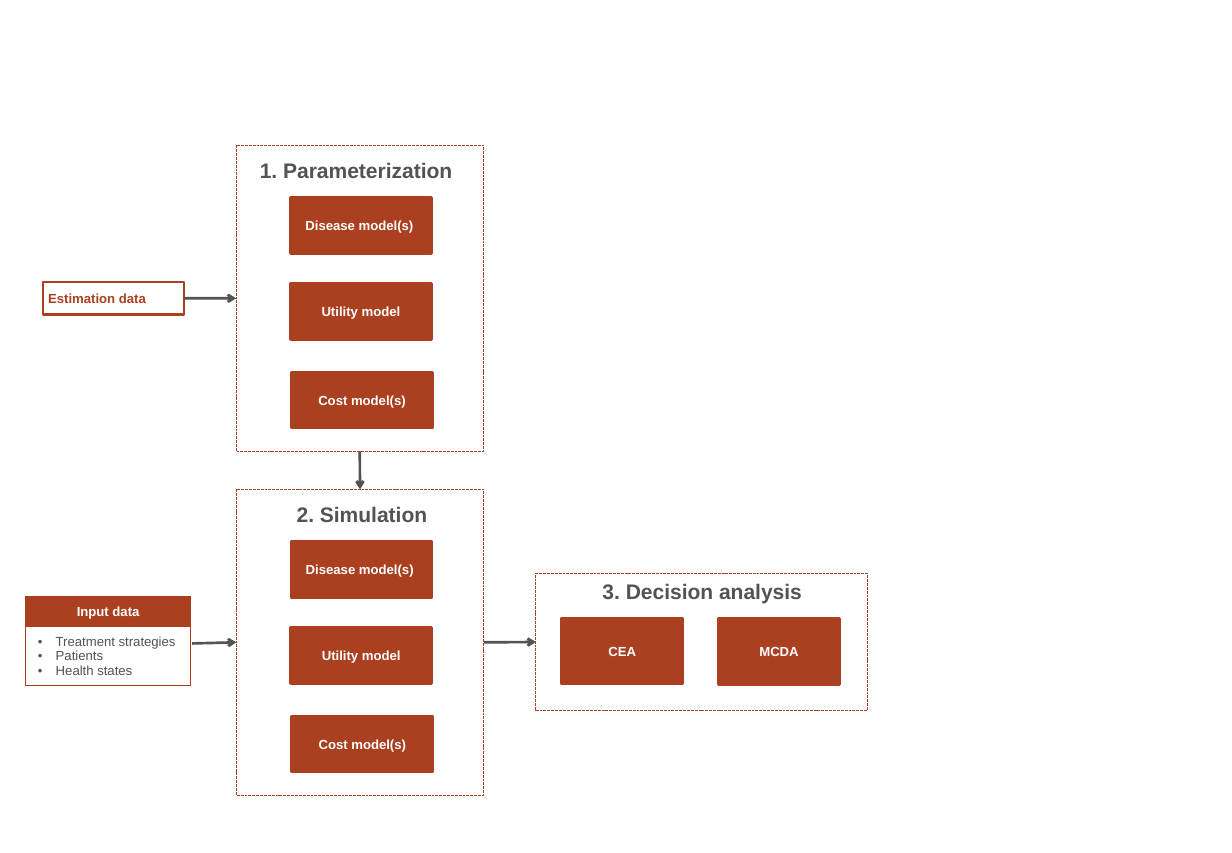
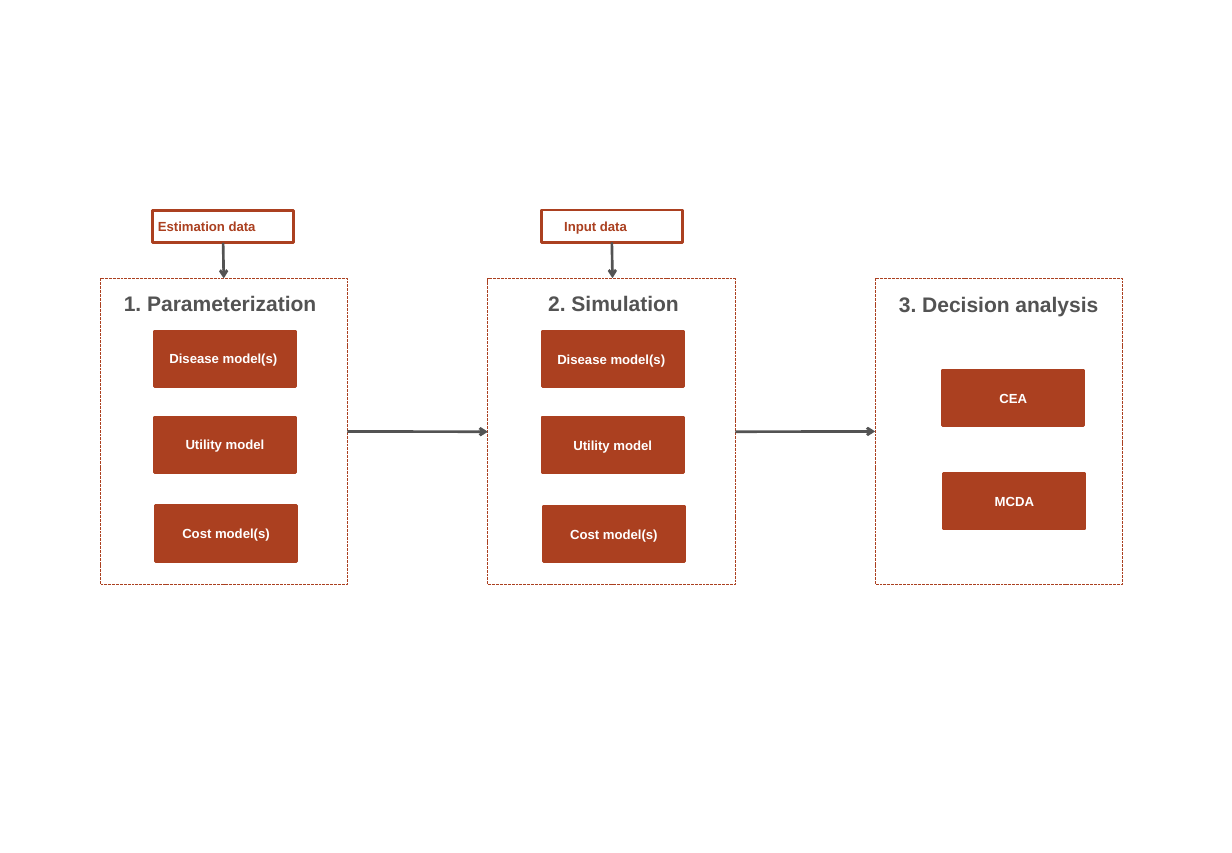
Before and after one commit to hesim-dev/hesim, a slide deck: slide 2 of vignettes/figures.pptx (slide 3 before the commit). Drawn at 1232x853 pixels with LibreOffice and Linux fonts; fonts in the diff are those of the drawing. Boxes give left, top, right and bottom in pixels: in the first picture for what was removed or moved away, otherwise in the second. Text is boxed around its words. In the diff, an @@ line names an element or a change of style, - is before the commit and + after.

```diff
--- a/vignettes/figures.pptx
+++ b/vignettes/figures.pptx
@@ rectangle "Estimation data": place and size @@
-rectangle "Estimation data" at [43,282,184,315]
+rectangle "Estimation data" at [153,210,294,243]
@@ arrow moved from (184, 299) - (236, 299) to (223, 243) - (224, 279) @@
@@ 3 rectangles, 1 text, 1 arrow: place and size @@
-3 rectangles, 1 text, 1 arrow at [291,451,433,772]
+3 rectangles, 1 text, 1 arrow at [542,243,684,562]
@@ 4 rectangles, 1 text: place and size @@
-4 rectangles, 1 text at [236,145,483,451]
+4 rectangles, 1 text at [100,279,348,585]
@@ rectangle: place and size @@
-rectangle at [236,489,483,795]
+rectangle at [875,279,1122,585]
@@ text "3. Decision analysis": place and size @@
-text "3. Decision analysis" at [602,583,802,604]
+text "3. Decision analysis" at [899,296,1098,317]
@@ rectangle "CEA": place and size @@
-rectangle "CEA" at [562,618,683,684]
+rectangle "CEA" at [943,370,1084,426]
@@ group added at [348,210,875,585]: 2 rectangles, 2 arrows @@
+Input data
@@ rectangle "MCDA": place and size @@
-rectangle "MCDA" at [718,618,840,684]
+rectangle "MCDA" at [944,474,1085,530]
@@ table removed at [26,597,190,691], 2 rows, 1 columns @@
-Input data
-Treatment strategies / Patients / Health states
@@ rectangle removed at [535,573,867,711] @@
@@ arrow removed from (192, 643) to (236, 643) @@
@@ arrow removed from (484, 643) to (535, 642) @@
```
Also in this commit, not shown: 1 slide removed, 25 other files.
